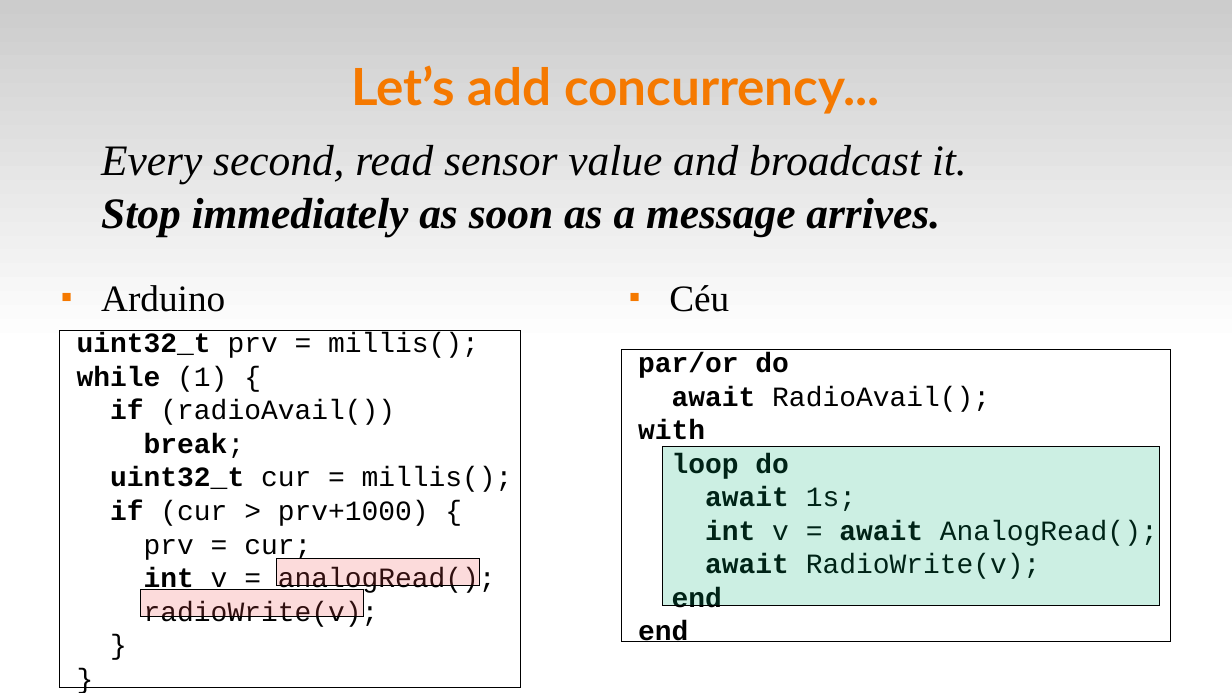
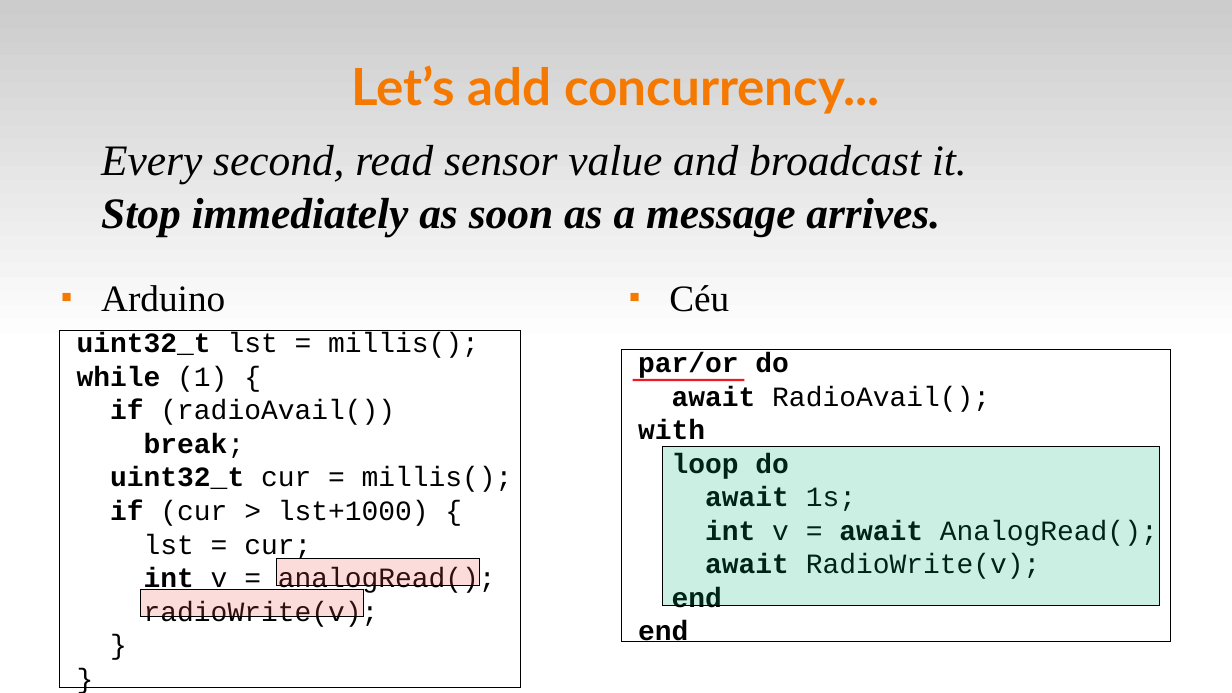
Before and after one commit to fsantanna-uerj/serrapilheira, a slide deck: slide 62 of LCTES/ceu-lctes-wip-expanded.odp (slide 61 before the commit). Drawn at 1232x693 pixels with LibreOffice and Linux fonts; fonts in the diff are those of the drawing. Boxes give left, top, right and bottom in pixels: in the first picture for what was removed or moved away, otherwise in the second. Text is boxed around its words. In the diff, an @@ line names an element or a change of style, - is before the commit and + after.

```diff
--- a/LCTES/ceu-lctes-wip-expanded.odp
+++ b/LCTES/ceu-lctes-wip-expanded.odp
@@ text in rectangle at bbox=[77, 333, 479, 358]: text changed @@
-uint32_t prv = millis();
+uint32_t lst = millis();
@@ line added from (633, 380) to (745, 380), #ED1C24 1.5 pt @@
@@ text in rectangle at bbox=[110, 500, 429, 562]: text changed @@
-if (cur > prv+1000) {
-prv = cur;
+if (cur > lst+1000) {
+lst = cur;
```
Also in this commit, not shown: 11 other slides changed, 23 slides added, 8 other files.
